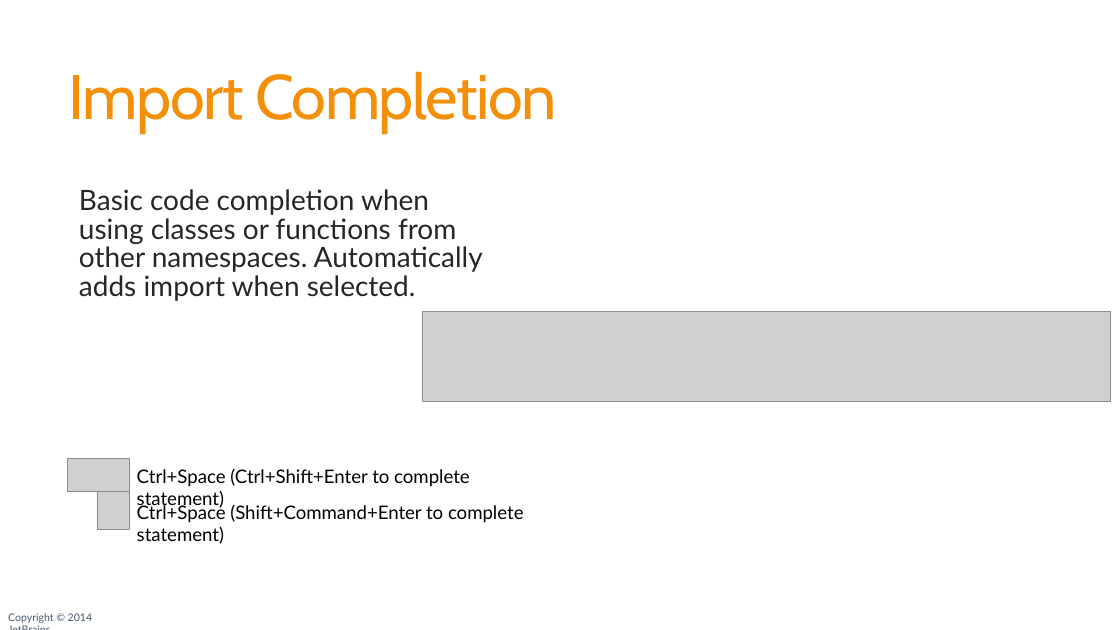
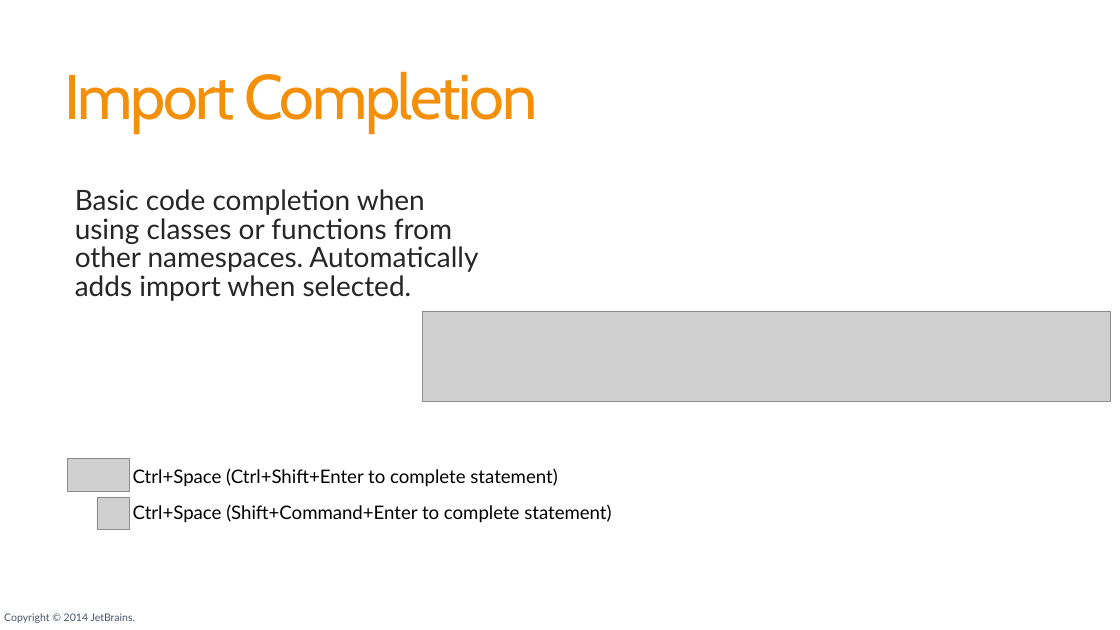
Before and after one commit to JetBrains/phpstorm-workshop, a slide deck: slide 34 of PhpStorm_Workshop.pptx. Drawn at 1120x630 pixels with LibreOffice and Linux fonts; fonts in the diff are those of the drawing; grey boxes stand for pictures; background and template pictures are left out. Boxes give left, top, right and bottom in pixels: in the first picture for what was removed or moved away, otherwise in the second. Text is boxed around its words. In the diff, an @@ line names an element or a change of style, - is before the commit and + after.

```diff
--- a/PhpStorm_Workshop.pptx
+++ b/PhpStorm_Workshop.pptx
@@ title "Import Completion" at (65, 71, 537, 134): letter spacing -1.2 to -2 pt @@
@@ text "Basic code completion when using ...": place and size @@
-text "Basic code completion when using ..." at (79, 189, 483, 301)
+text "Basic code completion when using ..." at (75, 189, 478, 301)
@@ text "Ctrl+Space (Ctrl+Shift+Enter to complete statement)" rewrapped from (137, 468, 470, 509) to (133, 468, 557, 487) @@
@@ picture: place and size @@
-picture at (97, 492, 129, 530)
+picture at (97, 497, 129, 530)
@@ text "Ctrl+Space (Shift+Command+Enter to complete statement)" rewrapped from (137, 503, 524, 544) to (133, 504, 611, 523) @@
@@ text "Copyright © 2014 JetBrains." rewrapped from (8, 613, 92, 623) to (4, 613, 136, 623) @@
```
Also in this commit, not shown: 134 other slides changed, 1 slide added, 1 slide removed, 1 other file.
